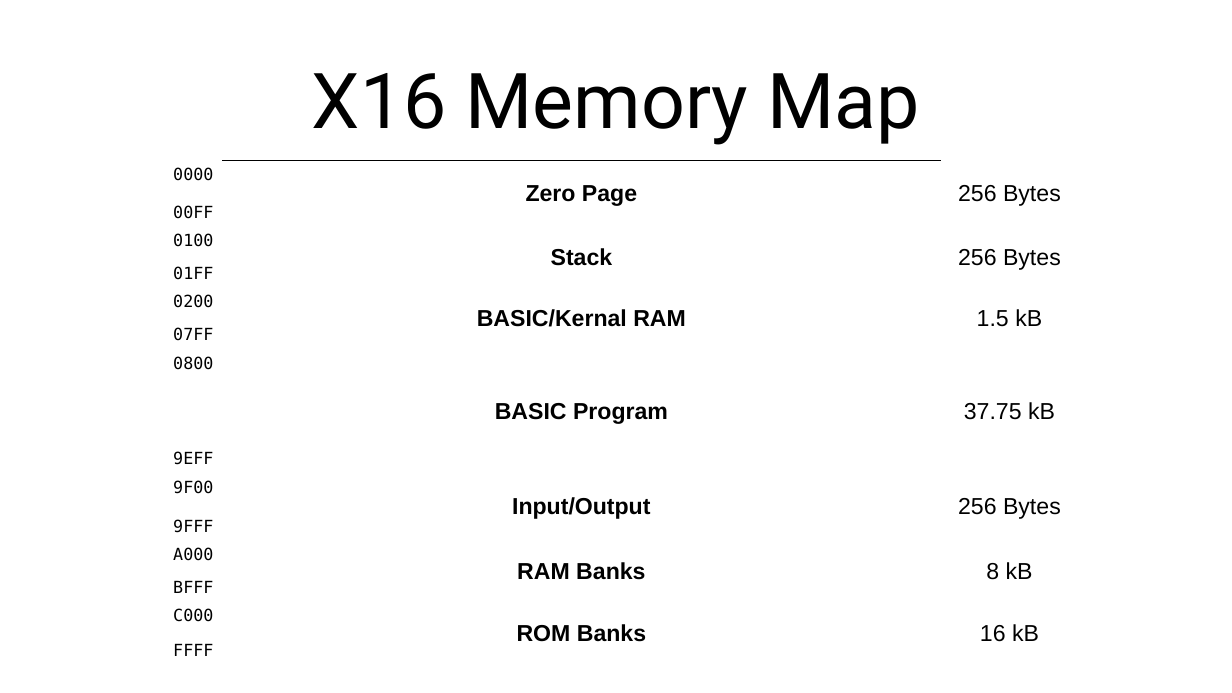
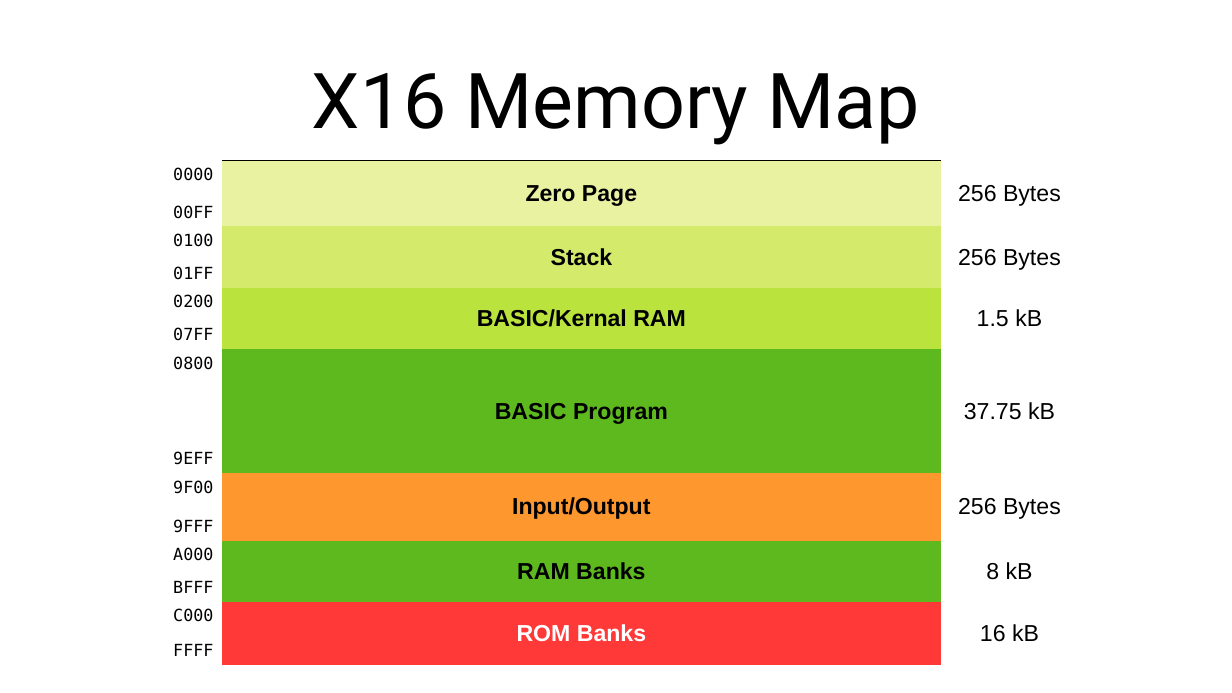
Before and after one commit to SlithyMatt/x16-assembly-tutorial, a slide deck: slide 3 of Lesson9/Lesson9.odp. Drawn at 1232x693 pixels with LibreOffice and Linux fonts; fonts in the diff are those of the drawing. Boxes give left, top, right and bottom in pixels: in the first picture for what was removed or moved away, otherwise in the second. Text is boxed around its words. In the diff, an @@ line names an element or a change of style, - is before the commit and + after.

```diff
--- a/Lesson9/Lesson9.odp
+++ b/Lesson9/Lesson9.odp
@@ table at (x1=147, y1=160, x2=1079, y2=665) @@
@@ fill none to #FFFFFF in 21 cells @@
@@ fill none to #E8F2A1 in row 1, column 2 @@
@@ fill none to #D4EA6B in row 3, column 2 @@
@@ fill none to #BBE33D in row 5, column 2 @@
@@ fill none to #5EB91E in 2 cells @@
@@ fill none to #FF972F in row 9, column 2 @@
@@ fill none to #FF3838 in row 13, column 2 @@
@@ text colour #000000 to #FFFFFF in "ROM Banks" @@
```
Also in this commit, not shown: 1 other slide changed, 2 slides added.
